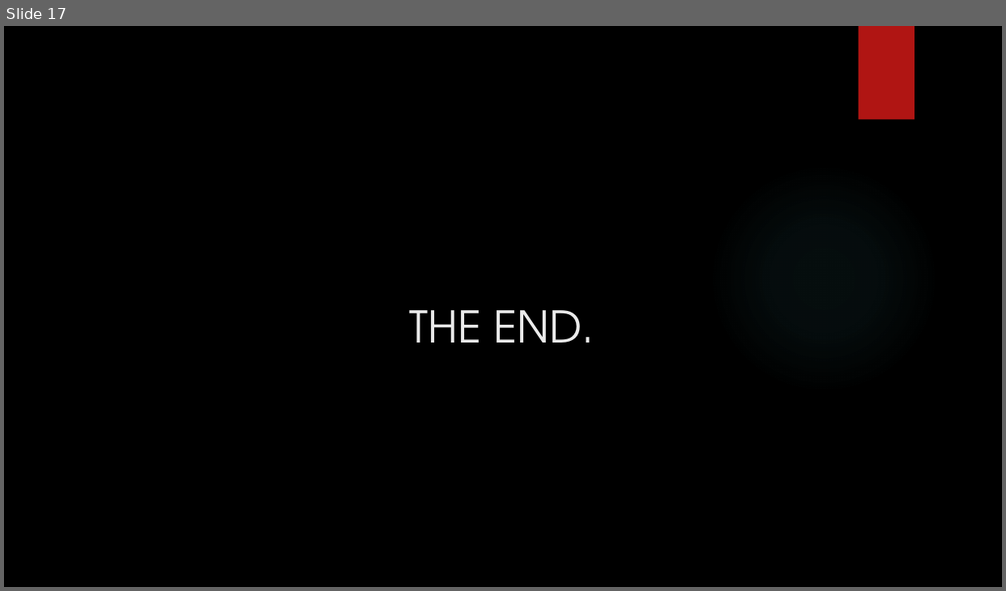
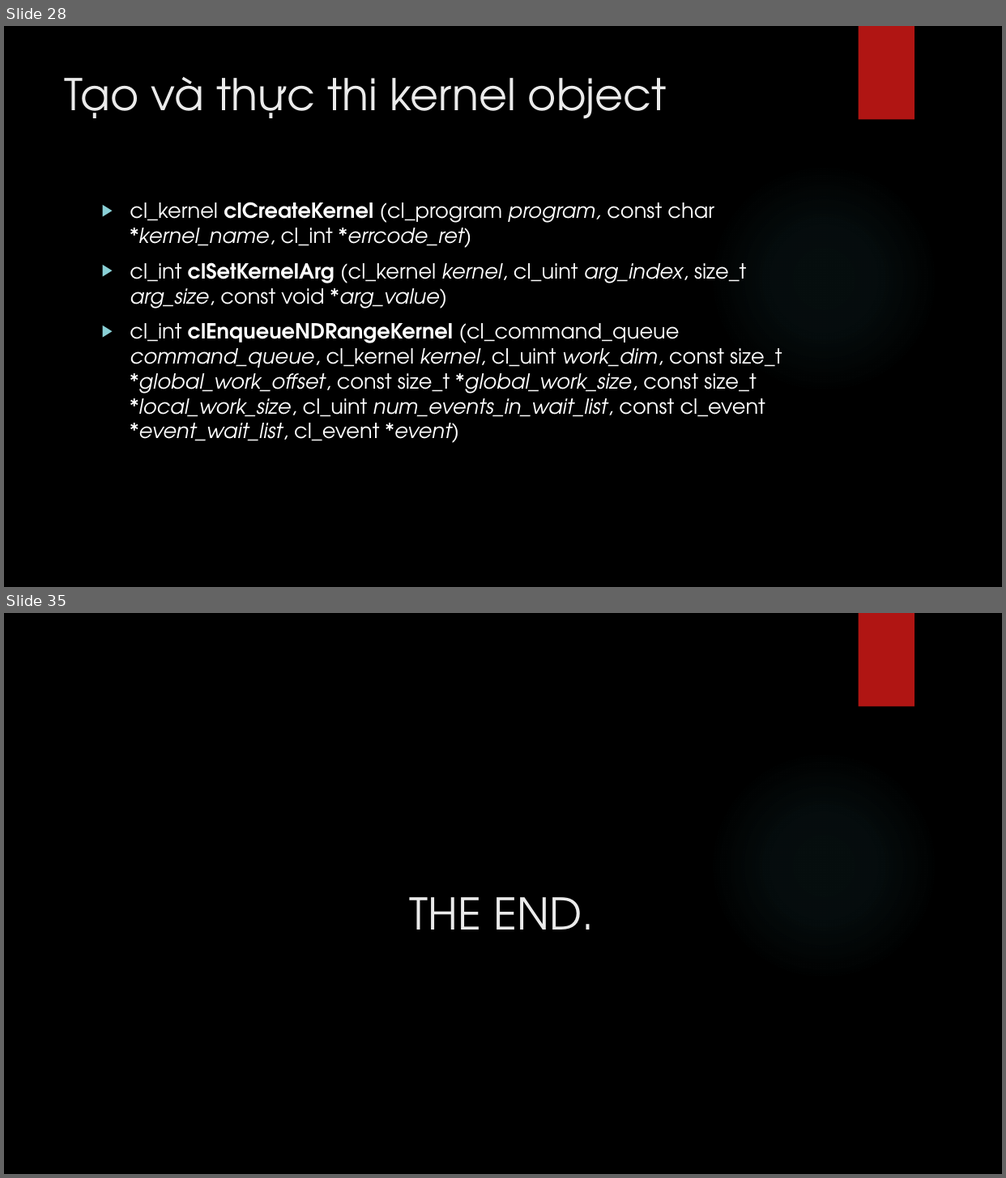
Before and after one commit to hailc91/Xlss, a slide deck: Project/bao cao/OpenCL.pptx. Shown one above the other, each under a label of ours: slide 17 before the commit, slides 28 and 35 after it; the slides between them are not shown. The pictures are 1006x591 and 1006x1178 pixels, drawn with LibreOffice and Linux fonts; fonts in the diff are those of the drawing; background and template pictures are left out. Boxes give left, top, right and bottom in pixels: in the first picture for what was removed or moved away, otherwise in the second. Text is boxed around its words. In the diff, an @@ line names an element or a change of style, - is before the commit and + after.

```diff
--- a/Project/bao cao/OpenCL.pptx
+++ b/Project/bao cao/OpenCL.pptx
@@ slide 28 added at (4, 26, 1002, 587), background picture (left out); not listed: 2 template elements that a slide beside it also shows @@
@@ title added at (65, 77, 667, 119), 42 pt, text #EBEBEB @@
+Tạo và thực thi kernel object
@@ text added at (130, 202, 782, 443), 20 pt, text #FFFFFF @@
+▶ cl_kernel clCreateKernel (cl_program program, const char *kernel_name, cl_int *errcode_ret)
+▶ cl_int clSetKernelArg (cl_kernel kernel, cl_uint arg_index, size_t arg_size, const void *arg_value)
+▶ cl_int clEnqueueNDRangeKernel (cl_command_queue command_queue, cl_kernel kernel, cl_uint work_dim, const size_t *global_work_offset, const size_t *global_work_size, const size_t *local_work_size, cl_uint num_events_in_wait_list, const cl_event *event_wait_list, cl_event *event)
@@ what was slide 17 is now slide 35 @@
```
Also in this commit, not shown: 4 slides changed, 17 other slides added.
